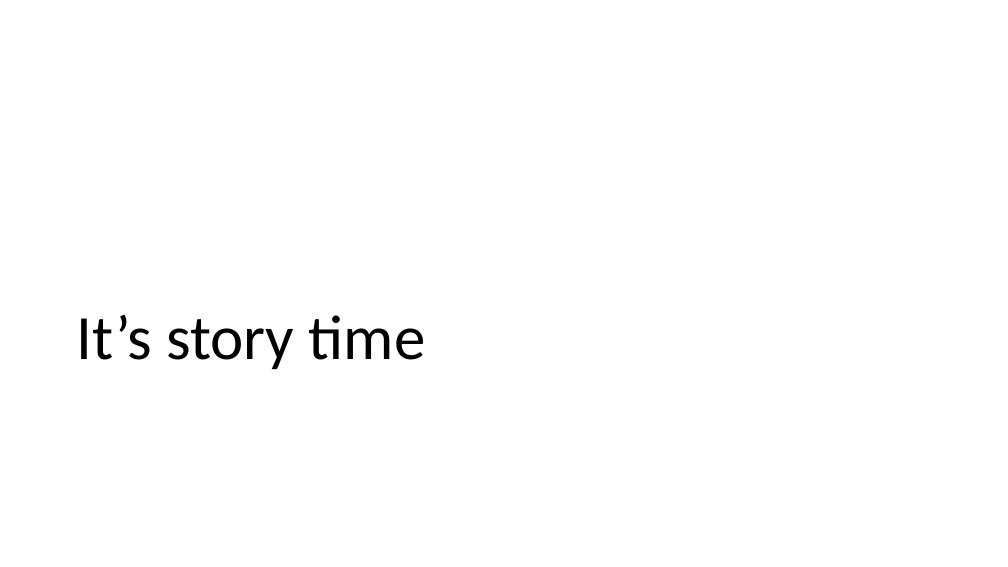
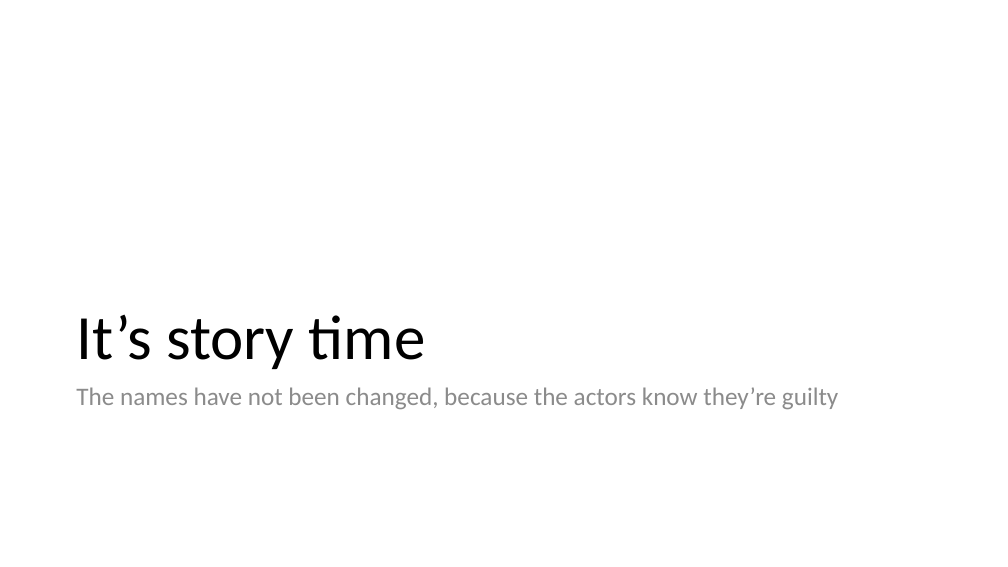
Before and after one commit to IrenaNiu/SU_CPSC_5200_20WQ, a slide deck: slide 2 of lectures/20WQ-02-27 TNG Design Session.pptx. Drawn at 1008x567 pixels with LibreOffice and Linux fonts; fonts in the diff are those of the drawing. Boxes give left, top, right and bottom in pixels: in the first picture for what was removed or moved away, otherwise in the second. Text is boxed around its words. In the diff, an @@ line names an element or a change of style, - is before the commit and + after.

```diff
--- a/lectures/20WQ-02-27 TNG Design Session.pptx
+++ b/lectures/20WQ-02-27 TNG Design Session.pptx
@@ text added at (76,387,838,409), 24 pt, text #8C8C8C @@
+The names have not been changed, because the actors know they’re guilty
```
Also in this commit, not shown: 7 other slides changed, 3 slides added, 6 other files.
